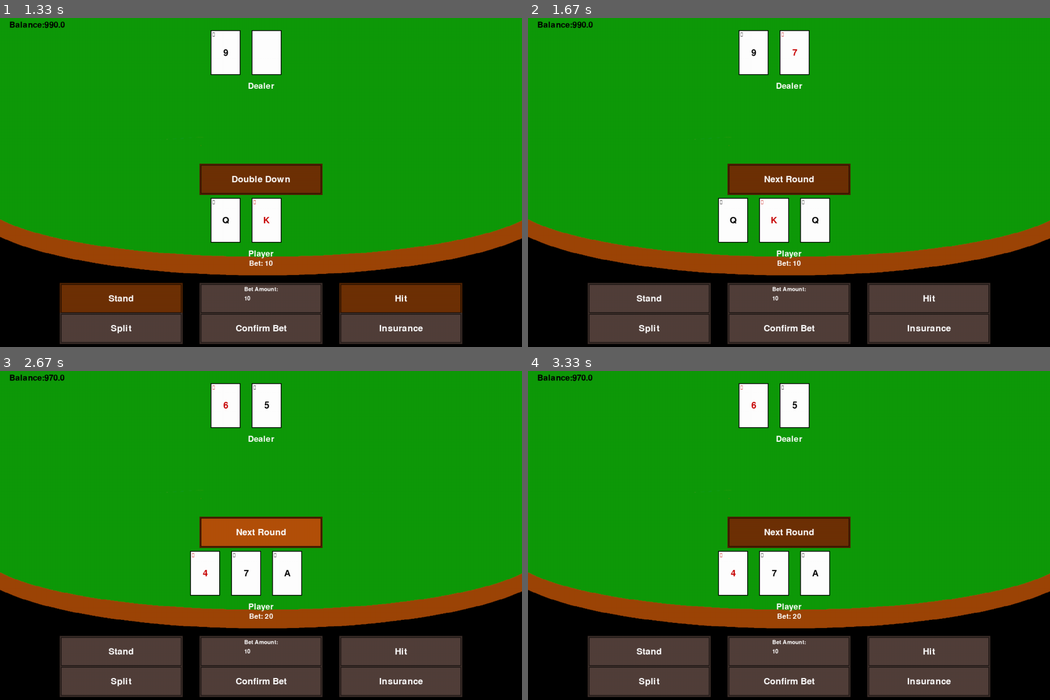
Above: before the commit, frames 1-4 (two rows, left to right).
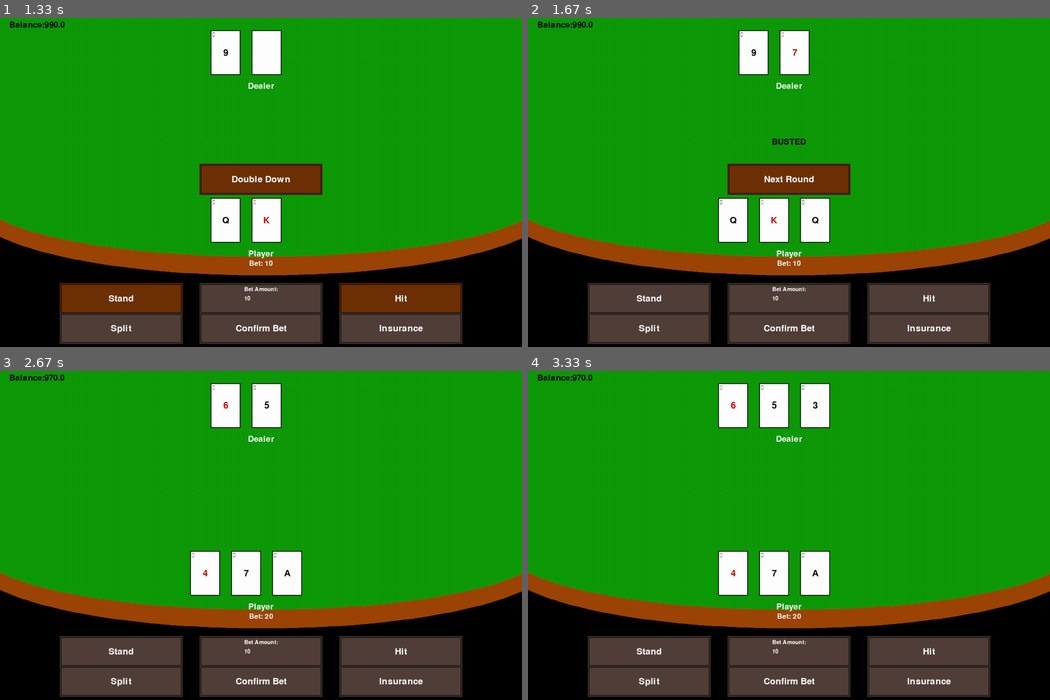
Above: after the commit, the same moments.

Repository: CDonners/None-Exam-Assessment-2026-AQA
Game: pygame game, started from bankrollBust/main.py
Same seed, same stepped clock (60 frames per second), same inputs: the game is played once before the commit and once after it.
Inputs (mouse positions are in pixels of both pictures, inside the frame that each line leads up to):
- Up to frame 1 (1.33 s): press the mouse at (261, 123) at 0.37 s; move the mouse to (266, 202) at 0.47 s; release the mouse at (276, 277) at 0.6 s; click "Start Game" at 0.78 s; click "Confirm Bet" at 1.08 s
- Up to frame 2 (1.67 s): press the mouse at (929, 297) at 1.4 s; move the mouse to (835, 182) at 1.5 s; release the mouse at (747, 70) at 1.63 s
- Up to frame 3 (2.67 s): click "Next Round" at 1.75 s; press the mouse at (261, 680) at 2.07 s; move the mouse to (334, 667) at 2.17 s; release the mouse at (407, 653) at 2.3 s; click "Double Down" at 2.42 s
- Up to frame 4 (3.33 s): press the mouse at (789, 680) at 3.23 s

Frame 1 is identical in both runs. In frame 2, less than 0.1% of the frame differs, in the area x 46-54%, y 36-39%; in frame 3, 2.2%; in frame 4, 4.4%, in the area x 36-62%, y 3-54%.

Commit message:
Got game text Working

Diff:
--- a/bankrollBust/gameLogic.py
+++ b/bankrollBust/gameLogic.py
@@ -197,6 +197,21 @@
         if playerObj.handValue == 21:
             return True
 
+    def drawStatusText(self, status, winnings):
+        font = pygame.font.SysFont("", 32) # Sets the font to pygame default with size 2
+        if status == "Win":
+            textSurface = font.render(f"Won: {winnings*2}", True, (0, 0, 0)) # Creates text surface with colour black
+        elif status == "Loss":
+            textSurface = font.render(f"Lose", True, (0, 0, 0)) # Creates text surface with colour black
+        elif status == "Push":
+            textSurface = font.render(f"Push: Bets Returned", True, (0, 0, 0)) # Creates text surface with colour black
+        elif status == "Bust":
+            textSurface = font.render(f"BUSTED", True, (0, 0, 0)) # Creates text surface with colour black
+        else:
+            textSurface = font.render(f"BLACKJACK!!! {winnings*2.5}", True, (0, 0, 0)) # Creates text surface with colour black
+        textRect = textSurface.get_rect(center=(700,350))
+        self.screen.blit(textSurface, textRect)
+
     def updateImage(self):
         for player in self.players:
             self.drawHands(player)
--- a/bankrollBust/main.py
+++ b/bankrollBust/main.py
@@ -5,10 +5,9 @@
 # ! SHORT TERM GOALS !
 # TODO Handle deck running out of cards somehow - Probably regenerate deck telling the player you have
 # TODO Handle player running out of bustBux - End game as player lost
-# TODO Show a text saying player Won/Lost/Push
 # TODO Add insurance - Will just be an if statement and a variable
 # TODO Add split - Will use 2D list, need to add checks for integration
-# TODO Detect natural blackjack not working - It might
+# TODO Detect natural blackjack not working
 # TODO Need to add that soft numbers are worse than none-soft numbers - Simple if statement
 
 # Pygame Setup
@@ -56,6 +55,7 @@
     hit = False
     stood = False
     split = False
+    gameStatus = ""
     # Game action delay (in frames at 60 FPS)
     gameActionDelay = 30  # 1 second at 60 FPS
     gameAct = 0
@@ -107,6 +107,8 @@
                 game.updateBet(currentPlayerIndex)
                 if game.checkBusted(currentPlayer):
                     currentPlayer.bust(game)
+                else:
+                    currentPlayer.stand(game)
                 endPlayerTurn()
 
     # Gameplay loop
@@ -129,7 +131,6 @@
                     betAmountInputBox.setMax(currentPlayer.bustBux)
                     playerBet = int(betAmountInputBox.getInput(event))
                     betMade = confirmBetButton.updateImage(event)
-
             # Starting action phase
             elif game.roundStarted:
                 if currentPlayer.name == "Player":
@@ -183,6 +184,7 @@
                     if game.checkBusted(currentPlayer):
                         endPlayerTurn()
                         currentPlayer.bust(game)
+                        gameStatus = "Bust"
                     elif game.checkBlackjack(currentPlayer):
                         currentPlayer.stand(game)
                         endPlayerTurn()
@@ -199,14 +201,23 @@
                             stoodPlayer = game.stoodHands[hand]
                             if dealer.handValue == hand:
                                 stoodPlayer.bustBux += stoodPlayer.bet
+                                if stoodPlayer.name == "Player":
+                                    gameStatus = "Push"
                             elif dealer.handValue < hand:
-                                stoodPlayer.bustBux += 2*stoodPlayer.bet
+                                stoodPlayer.bustBux += 2*stoodPlayer.bet#
+                                if stoodPlayer.name == "Player":
+                                    gameStatus = "Win"
+                            else:
+                                if stoodPlayer.name == "Player":
+                                    gameStatus = "Loss"
                         betsGiven = True
                     # Dealer has bust so every stood player wins
                     elif dealer.isBusted and not betsGiven:
                         for hand in list(game.stoodHands.keys()):
                             stoodPlayer = game.stoodHands[hand]
                             stoodPlayer.bustBux += 2*stoodPlayer.bet
+                            if stoodPlayer.name == "Player":
+                                gameStatus = "Win"
                         betsGiven = True
                             # TODO handle end of round
                     # Waiting for player to be ready for the next round
@@ -218,6 +229,7 @@
                         game.stoodHands = {}
                         game.betTexts = []
                         game.roundStarted = False
+                        gameStatus = ""
                         bettingPhase = True
                         betsGiven = False
                         for player in game.players:
@@ -239,7 +251,9 @@
         if currentPlayer.name == "Dealer":
             if currentPlayer.isStood or game.checkBusted(currentPlayer):
                 nextRound = nextRoundButton.draw() # Keeps the next round button drawn and sets nextRound to None
-                #draw text whether player bust, push or won
+        if gameStatus != "":
+            print(gameStatus)
+            game.drawStatusText(gameStatus, playerBet)
         if showDBButton:
             doubleDownButton.draw()
         hitButton.draw()
